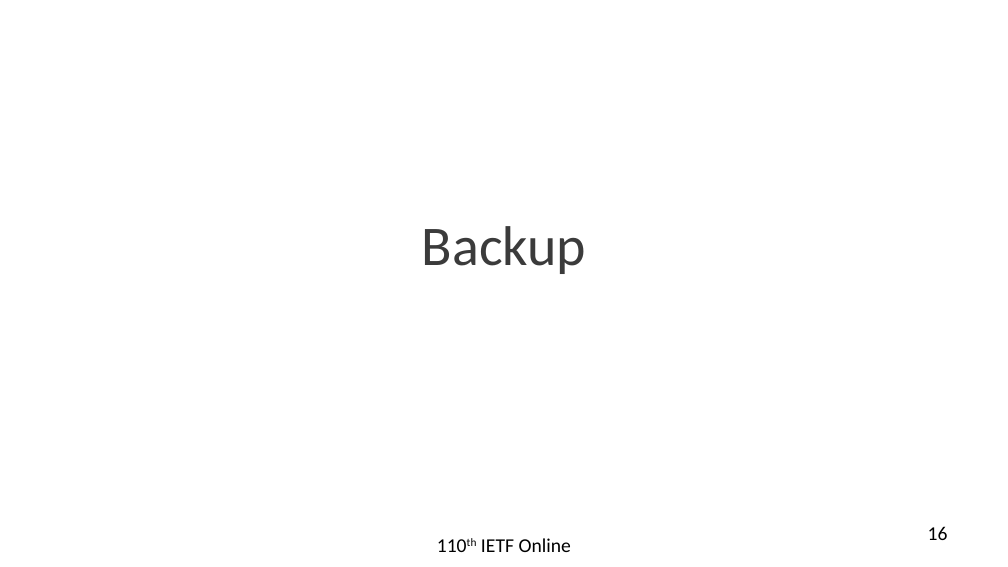
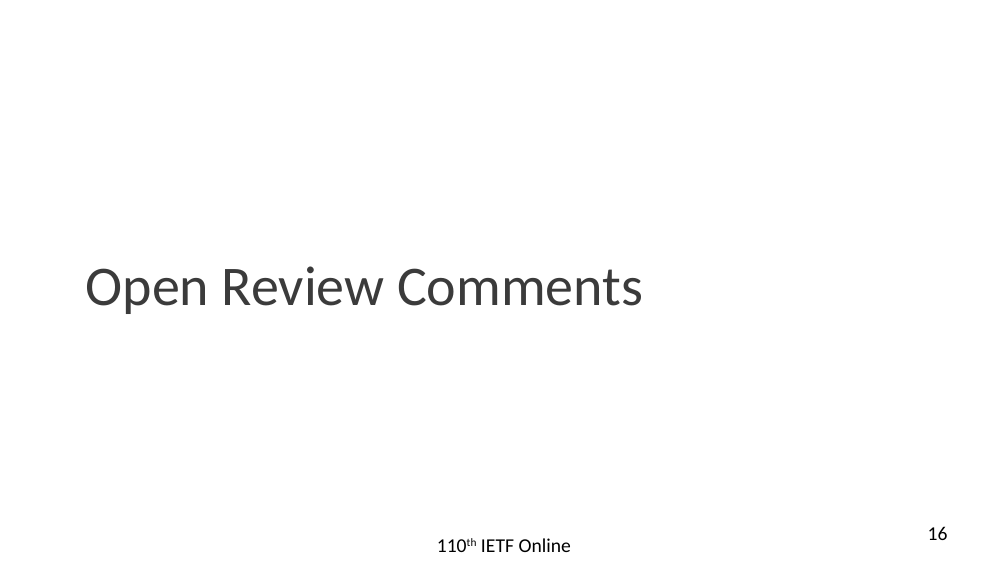
Before and after one commit to rakgandhi/ietf-slides, a slide deck: slide 16 of draft-gandhi-mpls-ioam-sr-05.pptx. Drawn at 1008x567 pixels with LibreOffice and Linux fonts; fonts in the diff are those of the drawing. Boxes give left, top, right and bottom in pixels: in the first picture for what was removed or moved away, otherwise in the second. Text is boxed around its words. In the diff, an @@ line names an element or a change of style, - is before the commit and + after.

```diff
--- a/draft-gandhi-mpls-ioam-sr-05.pptx
+++ b/draft-gandhi-mpls-ioam-sr-05.pptx
@@ text at box(86, 266, 643, 314): text changed @@
-Backup
+Open Review Comments
```
Also in this commit, not shown: 5 other slides changed, 1 other file.
